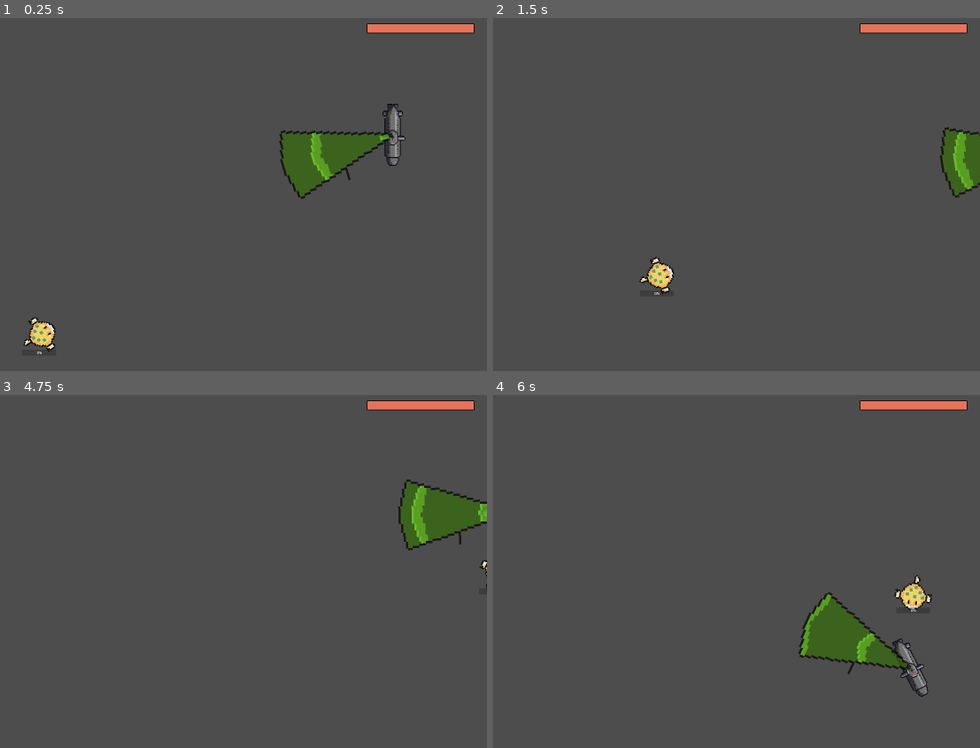
Above: before the commit, frames 1-4 (two rows, left to right).
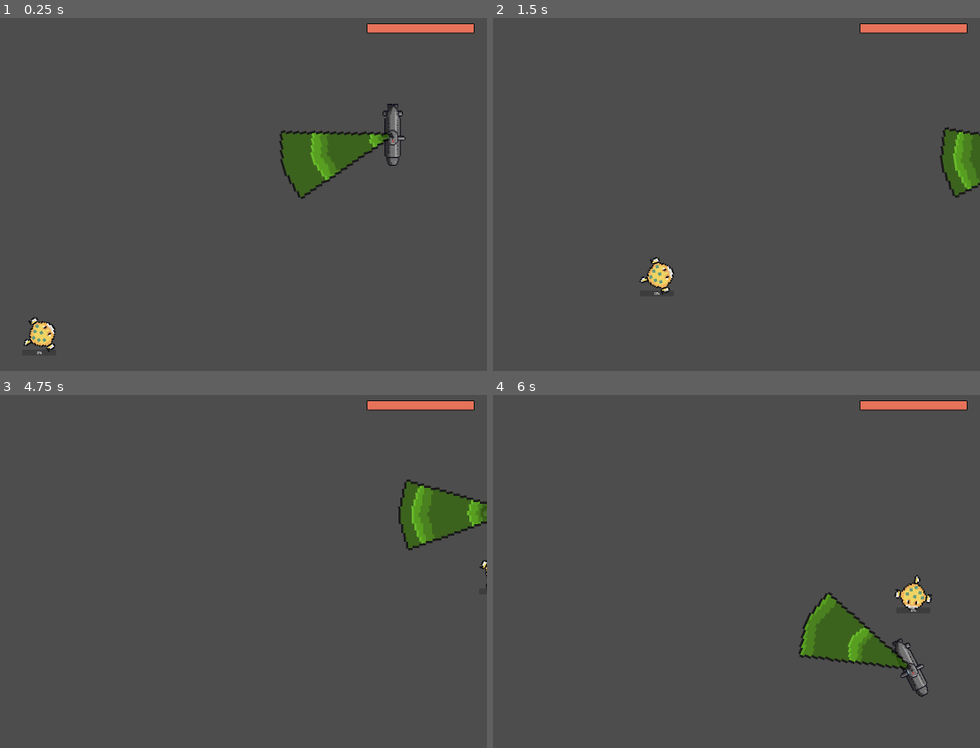
Above: after the commit, the same moments.

Repository: AbuHarambe/Deepsea_Invaders
Game: Godot game, scene res://Scenes/main.tscn
The game is run twice, just before and just after one commit, with the same random seed, the same clock (stepped at 60 frames per second) and the same inputs.
Inputs (mouse positions are in pixels of both pictures, inside the frame that each line leads up to):
- Up to frame 1 (0.25 s): no input
- Up to frame 2 (1.5 s): move the mouse to (780, 190) at 0.52 s; hold D (Right) 0.53-1.28 s; move the mouse to (outside the picture) at 1.27 s; hold S (Down) from 1.28 s (still down)
- Up to frame 3 (4.75 s): move the mouse to (204, 500) at 2.02 s; release S (Down) at 2.03 s; hold D (Right) 2.03-2.78 s; move the mouse to (97, 670) at 2.77 s; hold W (Up) 2.78-3.53 s; move the mouse to (345, 649) at 3.52 s; hold A (Left) from 3.53 s (still down); move the mouse to (outside the picture) at 4.27 s
- Up to frame 4 (6 s): move the mouse to (663, 589) at 5.02 s; release A (Left) at 5.03 s; hold S (Down) 5.03-5.78 s; move the mouse to (517, 490) at 5.77 s; hold D (Right) from 5.78 s (still down)

The runs differ from the first frame. In frame 1, 0.3% of the frame differs, in the area x 65-80%, y 32-46%; in frame 2, 0.2%; in frame 3, 0.5%; in frame 4, 0.6%, in the area x 63-79%, y 56-80%.

Commit message:
Scanner animation changed

Diff:
--- a/Scenes/player.tscn
+++ b/Scenes/player.tscn
@@ -2,8 +2,8 @@
 
 [ext_resource type="Script" uid="uid://xl0q22g8gn0a" path="res://Scripts/player.gd" id="1_cvnsp"]
 [ext_resource type="Texture2D" uid="uid://djr7ds5nug411" path="res://Assets/Visual/Sub.png" id="1_v0iea"]
-[ext_resource type="Texture2D" uid="uid://bburhsa0pneff" path="res://Assets/Visual/Scanner_Animated.png" id="3_6t5aa"]
 [ext_resource type="Script" uid="uid://ugn2nbaonkcg" path="res://Scripts/scanner.gd" id="3_vgqql"]
+[ext_resource type="Texture2D" uid="uid://cvllnk5mkxeb3" path="res://Assets/Visual/Scanner_animated_3t.png" id="4_vgqql"]
 
 [sub_resource type="CapsuleShape2D" id="CapsuleShape2D_v0iea"]
 radius = 19.0
@@ -70,7 +70,7 @@
 
 [node name="Sprite" type="Sprite2D" parent="Scanner"]
 modulate = Color(1, 1, 1, 0.6666667)
-texture = ExtResource("3_6t5aa")
+texture = ExtResource("4_vgqql")
 hframes = 13
 
 [node name="AnimationPlayer" type="AnimationPlayer" parent="Scanner/Sprite"]
Binary file added: Assets/Visual/Scanner_animated_3t.png
Not shown, added: Assets/Visual/Scanner_animated_3t.png.import
Not shown, changed: .DS_Store
